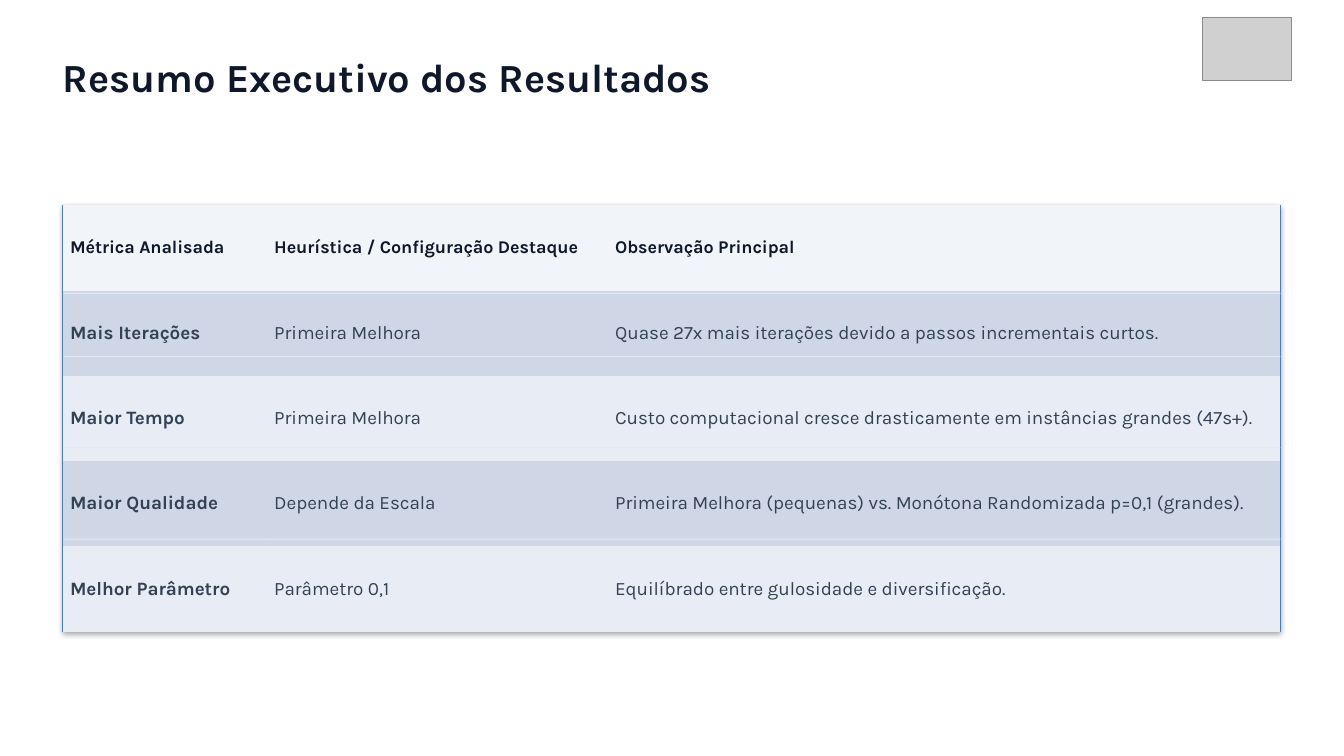
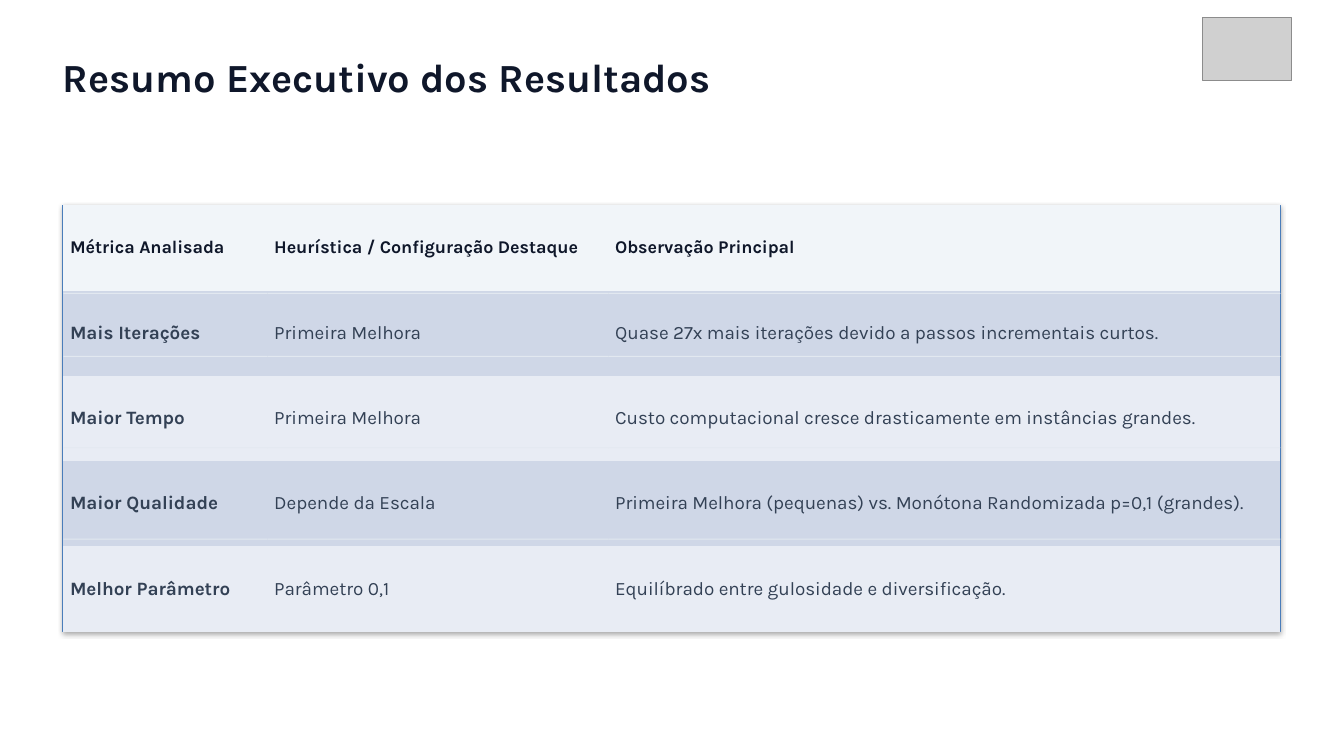
Before and after one commit to Acanixz/teoria-computacao, a slide deck: slide 9 of M2-M3 - Apresentacao Busca Heuristica - Gustavo_Herick_Lorina_Luiz.pptx. Drawn at 1344x756 pixels with LibreOffice and Linux fonts; fonts in the diff are those of the drawing; grey boxes stand for pictures; background and template pictures are left out. Boxes give left, top, right and bottom in pixels: in the first picture for what was removed or moved away, otherwise in the second. Text is boxed around its words. In the diff, an @@ line names an element or a change of style, - is before the commit and + after.

```diff
--- a/M2-M3 - Apresentacao Busca Heuristica - Gustavo_Herick_Lorina_Luiz.pptx
+++ b/M2-M3 - Apresentacao Busca Heuristica - Gustavo_Herick_Lorina_Luiz.pptx
@@ table at bbox=[63, 206, 1279, 632] @@
-row 3, column 3: Custo computacional cresce drasticamente em instâncias grandes (47s+).
+row 3, column 3: Custo computacional cresce drasticamente em instâncias grandes.
```
Also in this commit, not shown: 1 other slide changed.
